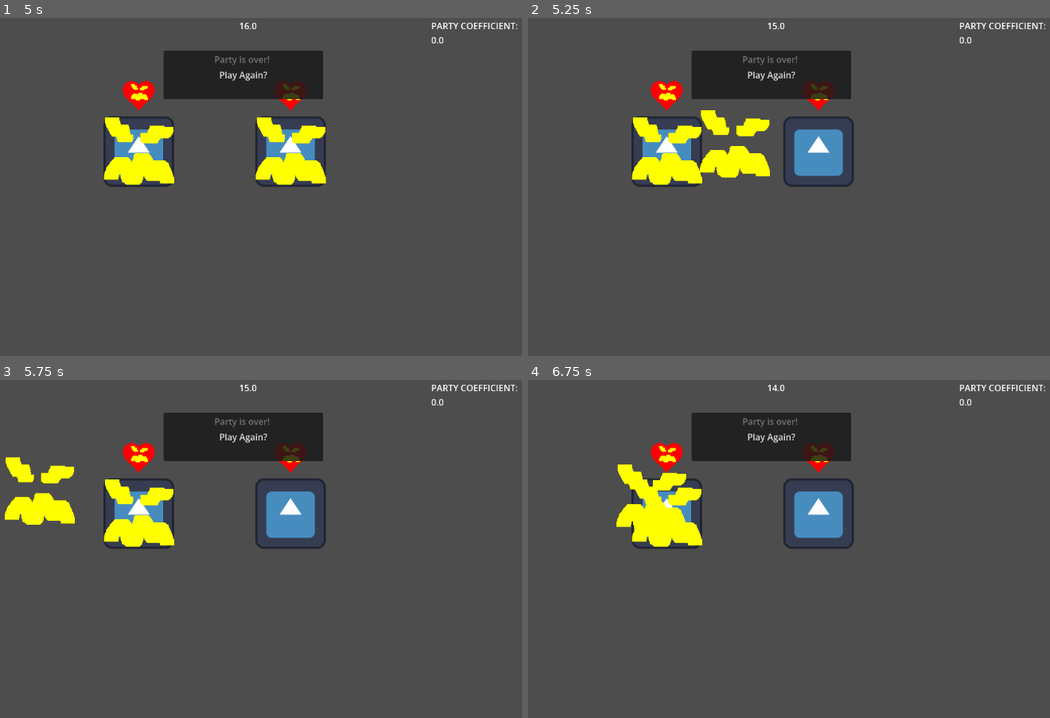
Above: before the commit, frames 1-4 (two rows, left to right).
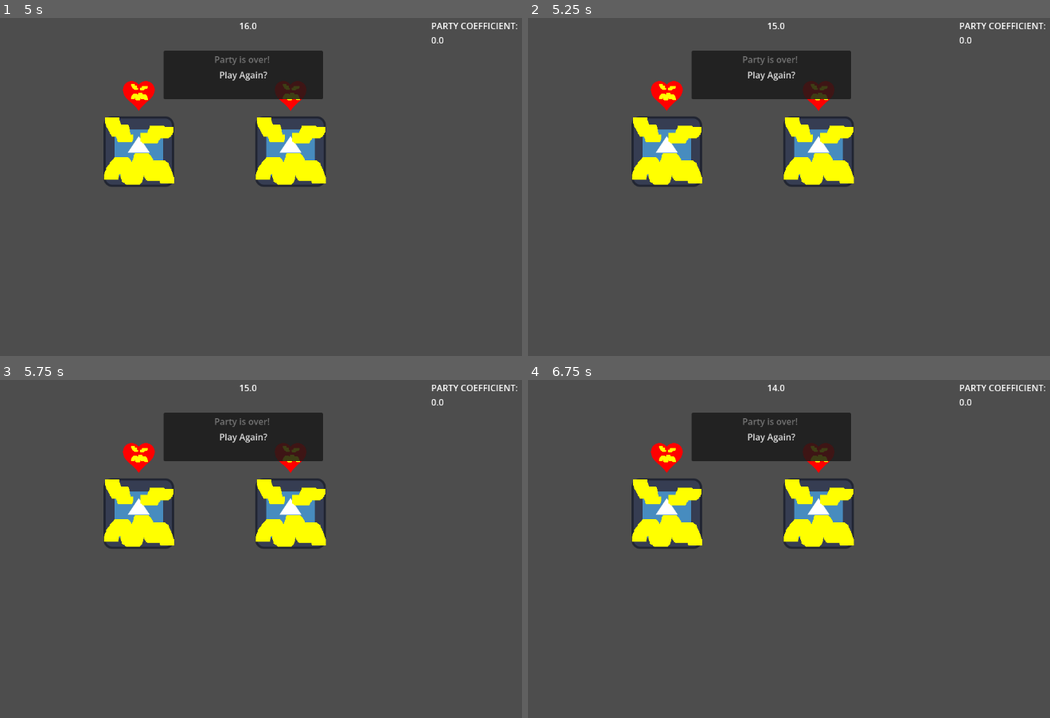
Above: after the commit, the same moments.

Repository: Devination/GGJ2025
Game: Godot game, scene res://scenes/main.tscn
The game is run twice, just before and just after one commit, with the same random seed, the same clock (stepped at 60 frames per second) and the same inputs. The engine's default icon, where the game draws it, is replaced by a stand-in: a white triangle on a blue panel in a dark square.
Inputs (mouse positions are in pixels of both pictures, inside the frame that each line leads up to):
- Up to frame 1 (5 s): click "Play Again?" at 0.5 s; click "Play Again?" at 1.25 s; click "Play Again?" at 2 s; tap Enter at 2.75 s; drag from (182, 318) to (140, 153) at 2.77 s; drag from (255, 318) to (140, 153) at 3.52 s; click (140, 153) at 4.42 s
- Up to frame 2 (5.25 s): tap Space at 5 s; drag from (820, 153) to (569, 129) at 5.02 s
- Up to frame 3 (5.75 s): no input
- Up to frame 4 (6.75 s): tap Enter at 5.75 s; move the mouse to (950, 599) at 5.77 s; click (950, 599) at 5.92 s; tap Space at 6.5 s; drag from (569, 491) to (820, 515) at 6.52 s

Frame 1 is identical in both runs. In frame 2, 2.9% of the frame differs, in the area x 32-63%, y 27-50%; in frame 3, 2.9%, in the area x 0-63%, y 22-50%; in frame 4, 2.5%.

Commit message:
disallow worn masks from being dragged

Diff:
--- a/godot/ggj-2026/scripts/guest.gd
+++ b/godot/ggj-2026/scripts/guest.gd
@@ -8,6 +8,7 @@
 
 func _ready() -> void:
 	mask = $Mask # get the child object named "Mask" at game start
+	mask.is_draggable = false
 	init_likes()
 
 func init_likes():
@@ -22,7 +23,7 @@
 
 func wear_mask(new_mask:Mask):
 	# delete old mask
-	if new_mask != mask:
+	if new_mask != mask and mask:
 		mask.queue_free()
 
 	# apply new mask
@@ -30,3 +31,4 @@
 	mask.reparent(self)
 	mask.position = Vector2.ZERO
 	mask.rotation = 0
+	mask.is_draggable = false
--- a/godot/ggj-2026/scripts/mask.gd
+++ b/godot/ggj-2026/scripts/mask.gd
@@ -5,6 +5,7 @@
 enum MaskTypes {Mask1 = 0, Mask2 = 1}
 var hand: Hand
 var area: Area2D
+var is_draggable: bool = true # if the mask is worn, not draggable
 
 @export var attribute: Array[MaskTypes] = []
 
@@ -14,6 +15,8 @@
 
 
 func _on_area_2d_input_event(_viewport: Node, event: InputEvent, _shape_idx: int) -> void:
+	if not self.is_draggable:
+		return
 	if event is InputEventMouseButton:
 		if event.button_index == MOUSE_BUTTON_LEFT and event.pressed == true:
 			#print(get_global_mouse_position(), shape_idx)
